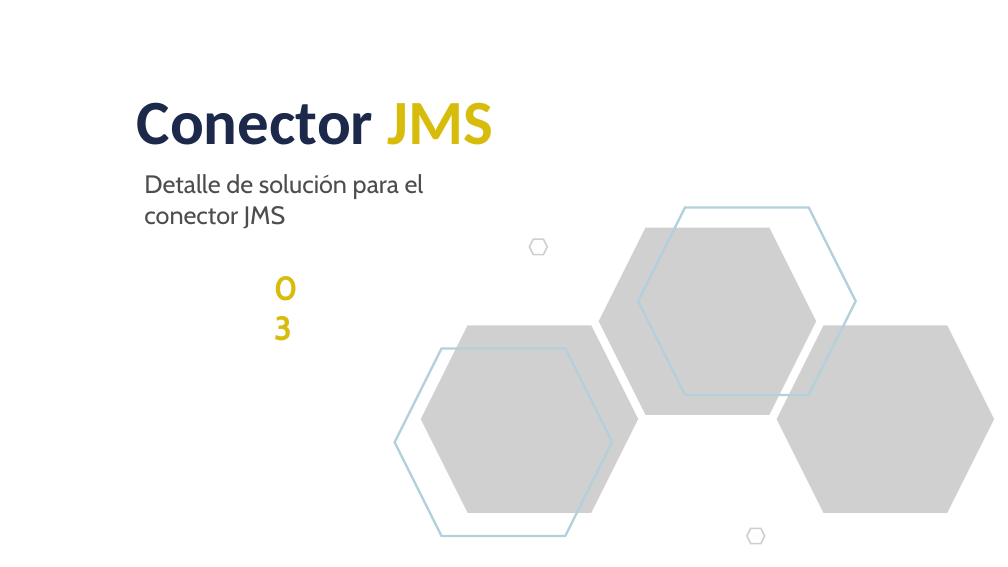
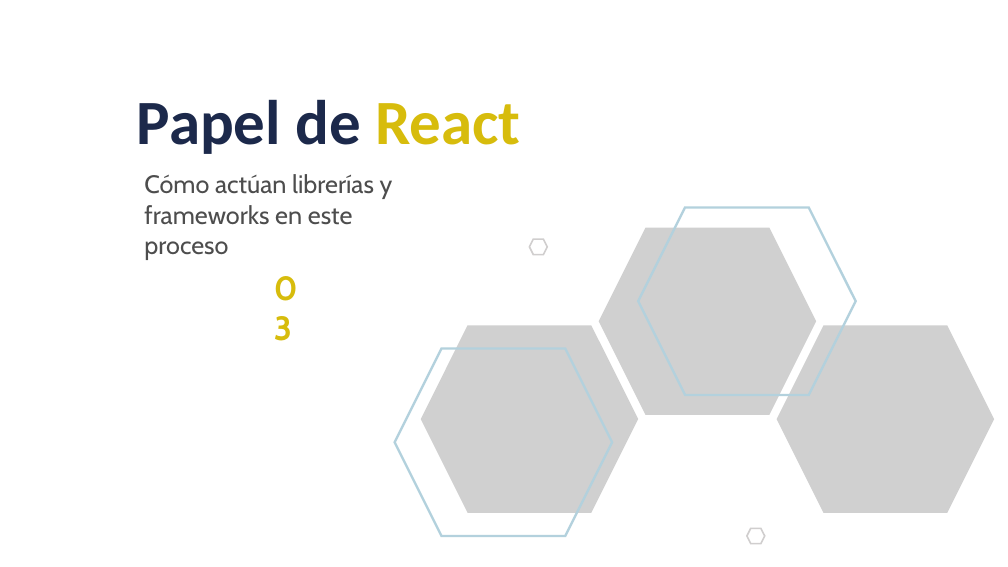
Before and after one commit to dqnid/uxcale-usal-front-presentation, a slide deck: slide 10 of AXPE_FRONT_TallerUSAL_.pptx (slide 8 before the commit). Drawn at 1008x567 pixels with LibreOffice and Linux fonts; fonts in the diff are those of the drawing; grey boxes stand for pictures. Boxes give left, top, right and bottom in pixels: in the first picture for what was removed or moved away, otherwise in the second. Text is boxed around its words. In the diff, an @@ line names an element or a change of style, - is before the commit and + after.

```diff
--- a/AXPE_FRONT_TallerUSAL_.pptx
+++ b/AXPE_FRONT_TallerUSAL_.pptx
@@ text at (137,99,520,154): text changed @@
-Conector JMS
+Papel de React
@@ text at (144,174,393,260): text changed @@
-Detalle de solución para el conector JMS
+Cómo actúan librerías y frameworks en este proceso
```
Also in this commit, not shown: 3 other slides changed, 3 slides added, 1 slide removed, 13 other files.
